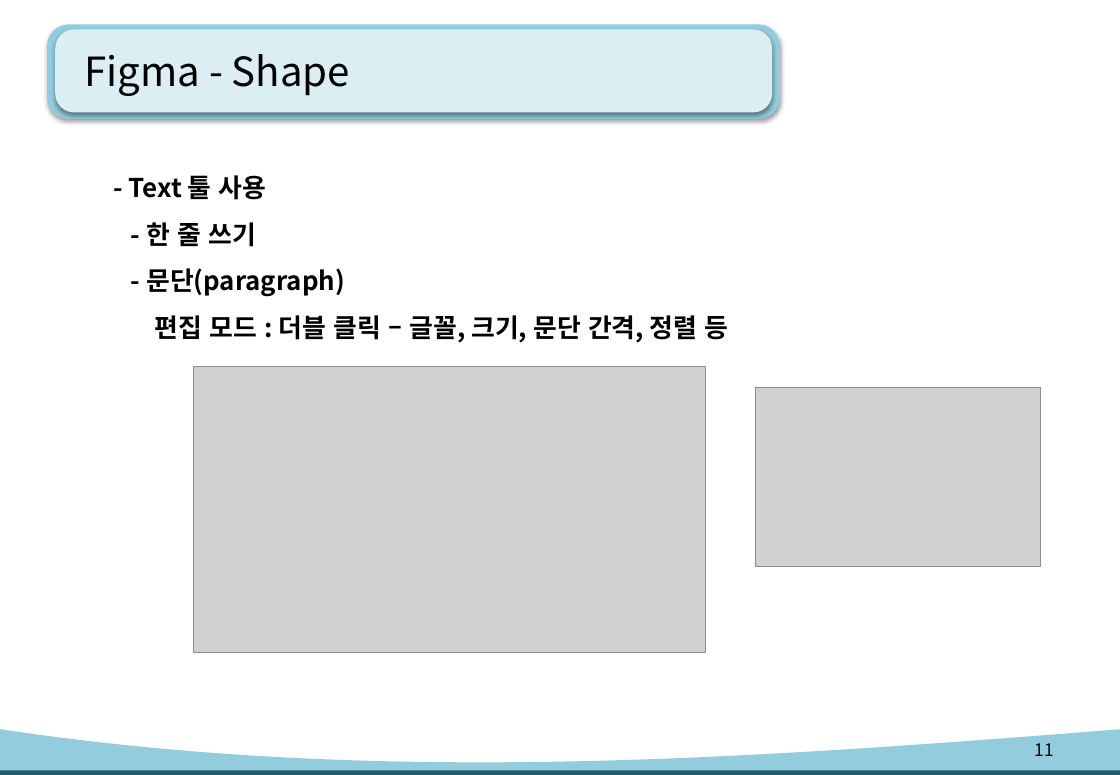
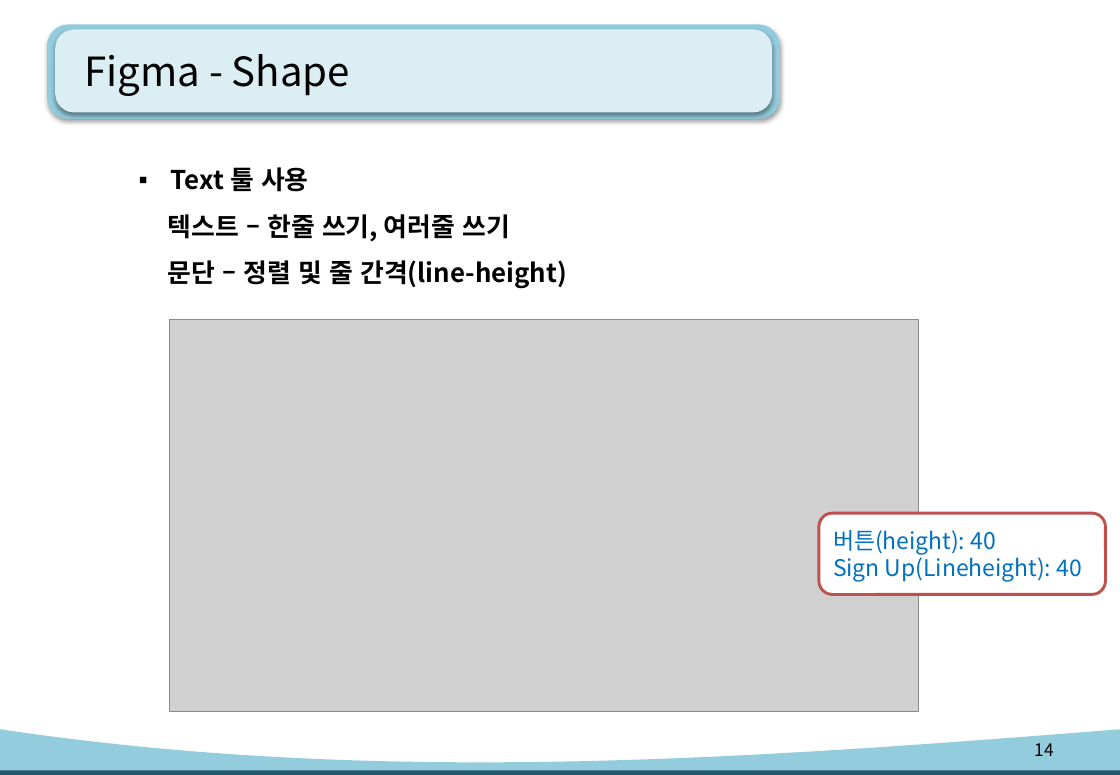
Before and after one commit to kiyongee2/green_project_web, a slide deck: slide 14 of figma_ppt/uiux-Figma.pptx (slide 11 before the commit). Drawn at 1120x775 pixels with LibreOffice and Linux fonts; fonts in the diff are those of the drawing; grey boxes stand for pictures. Boxes give left, top, right and bottom in pixels: in the first picture for what was removed or moved away, otherwise in the second. Text is boxed around its words. In the diff, an @@ line names an element or a change of style, - is before the commit and + after.

Commit message:
figma

```diff
--- a/figma_ppt/uiux-Figma.pptx
+++ b/figma_ppt/uiux-Figma.pptx
@@ text at box(168, 167, 567, 289): text changed @@
-- Text 툴 사용
-- 한 줄 쓰기
-- 문단(paragraph)
-편집 모드 : 더블 클릭 – 글꼴, 크기, 문단 간격, 정렬 등
+▪ Text 툴 사용
+텍스트 – 한줄 쓰기, 여러줄 쓰기
+문단 – 정렬 및 줄 간격(line-height)
@@ picture added at box(170, 320, 919, 712) @@
@@ picture removed at box(193, 367, 705, 654) @@
@@ picture removed at box(755, 388, 1040, 567) @@
@@ rounded rectangle added at box(819, 514, 1106, 596), fill #FFFFFF, outline #C0504D 2 pt, 16 pt, text #0070C0 @@
+버튼(height): 40
+Sign Up(Lineheight): 40
@@ page number at box(1034, 743, 1053, 756): text changed @@
-11
+14
```
Also in this commit, not shown: 2 other slides changed, 4 slides added, 1 slide removed, 2 other files.
